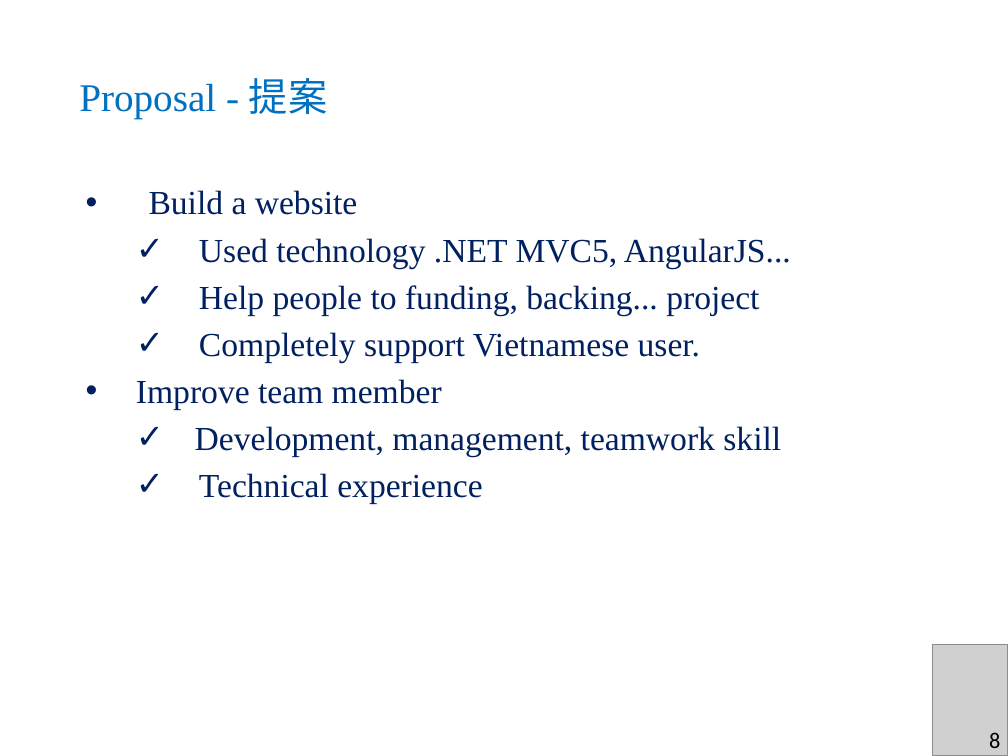
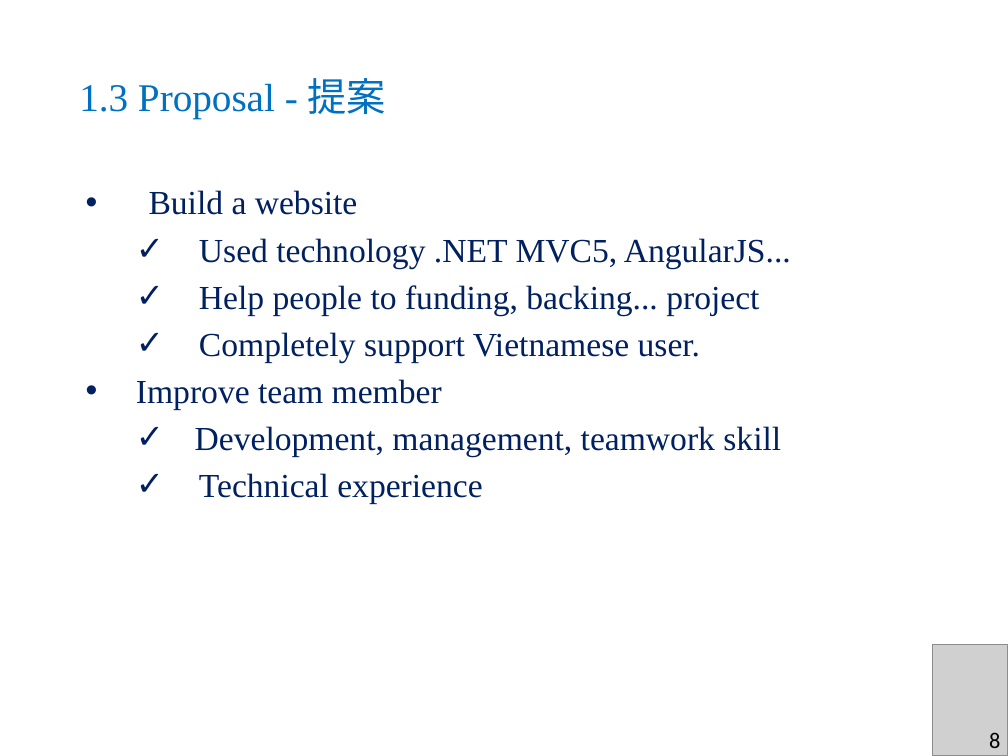
Before and after one commit to sangnvus/2015FALLJS01, a slide deck: slide 12 of WIP/Documents/Report 6/DDL_Slide_v1.1.pptx (slide 11 before the commit). Drawn at 1008x756 pixels with LibreOffice and Linux fonts; fonts in the diff are those of the drawing; grey boxes stand for pictures; background and template pictures are left out. Boxes give left, top, right and bottom in pixels: in the first picture for what was removed or moved away, otherwise in the second. Text is boxed around its words. In the diff, an @@ line names an element or a change of style, - is before the commit and + after.

```diff
--- a/WIP/Documents/Report 6/DDL_Slide_v1.1.pptx
+++ b/WIP/Documents/Report 6/DDL_Slide_v1.1.pptx
@@ text at <box>79,78,386,118</box>: text changed @@
-Proposal - 提案
+1.3 Proposal - 提案
```
Also in this commit, not shown: 30 other slides changed, 1 slide added.
